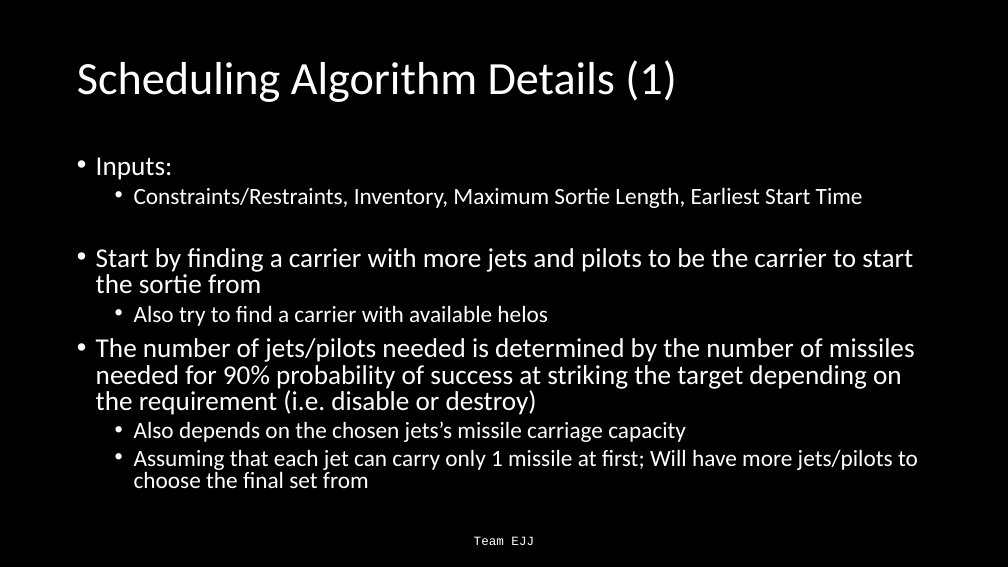
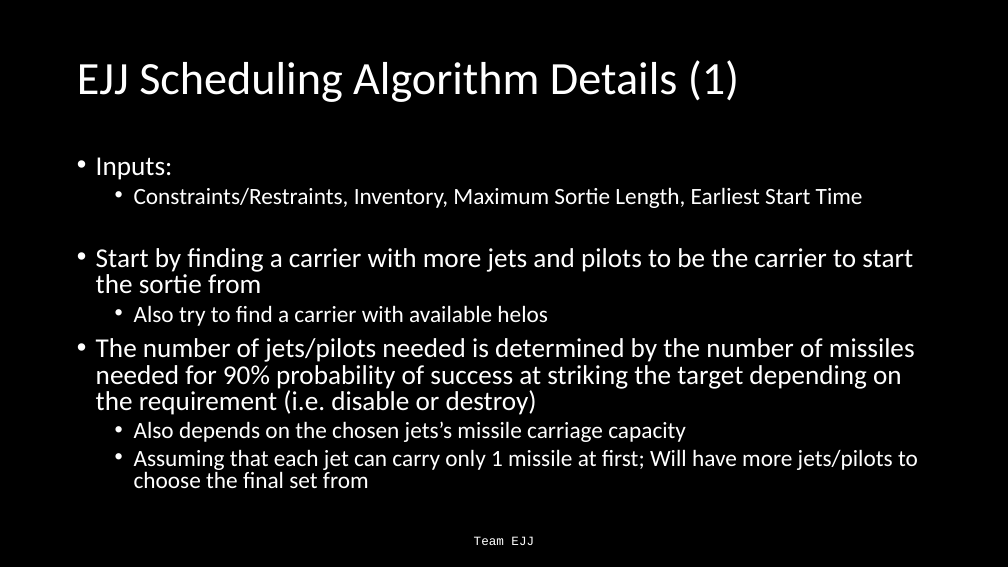
Before and after one commit to Jonathan805/RestrictedPlanning, a slide deck: slide 14 of TeamEJJ.pptx. Drawn at 1008x567 pixels with LibreOffice and Linux fonts; fonts in the diff are those of the drawing. Boxes give left, top, right and bottom in pixels: in the first picture for what was removed or moved away, otherwise in the second. Text is boxed around its words. In the diff, an @@ line names an element or a change of style, - is before the commit and + after.

```diff
--- a/TeamEJJ.pptx
+++ b/TeamEJJ.pptx
@@ title at (77,60,739,102): text changed @@
-Scheduling Algorithm Details (1)
+EJJ Scheduling Algorithm Details (1)
```
Also in this commit, not shown: 13 other slides changed, 1 other file.
